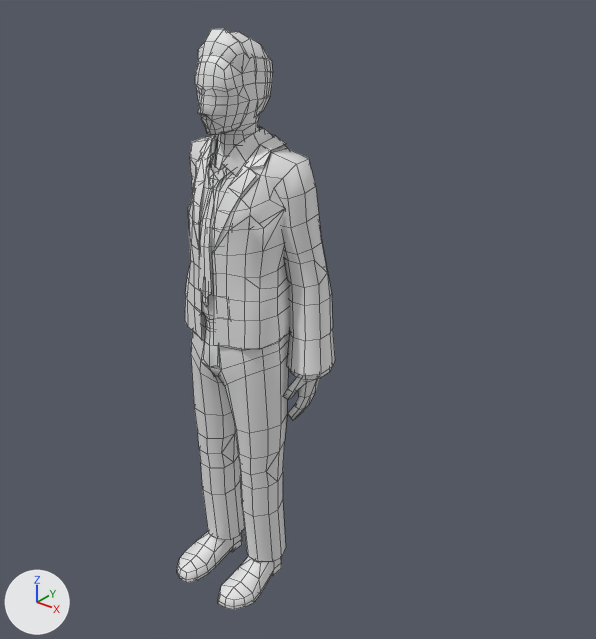
Renders of the FBX model Assets/Resources/3d/BackGround/Animated/Groom/Groom.fbx from each side of a commit.
Before and after are seen from a 50 mm lens placed at (1.427, -1.525, 1.859), pointed at (0.13, 0.096, 0.854). The axes (+X, +Y, +Z) are drawn at lower left. The lights are the same throughout. Mesh edges are drawn as thin lines.

Names of what the first picture shows: 'Groom'.
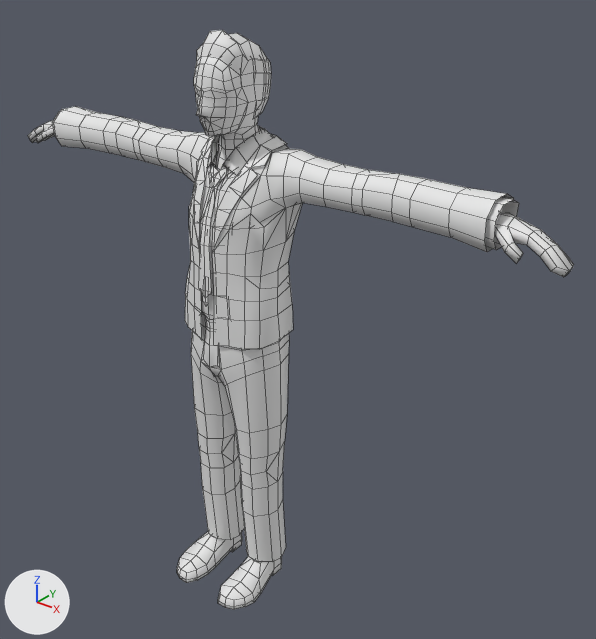
Diff of the bpy script that builds the scene:
```diff
--- a/Assets/Resources/3d/BackGround/Animated/Groom/Groom.fbx.py
+++ b/Assets/Resources/3d/BackGround/Animated/Groom/Groom.fbx.py
@@ me_groom_geo @@
 # used by ob_groom; location = (0.0, 0.0, 0.0); rotation_euler = (1.571, 0.0, 0.0), in degrees (90, 0, 0)
-me_groom_geo.from_pydata(...)  # 1164 vertices, 1131 faces; spans x -0.25..0.25, y 0.0..1.63, z -0.15..0.21
+me_groom_geo.from_pydata(...)  # 1164 vertices, 1131 faces; spans x -0.9..0.9, y -0.13..0.21, z -1.63..0.0
+# me_groom_geo part 1: the loose piece of 69 vertices spanning x 0.04..0.15, y 0.0..0.11, z -0.05..0.21 is turned -90 degrees about the x axis through the mesh origin
+# me_groom_geo part 2: the loose piece of 68 vertices spanning x 0.13..0.21, y 0.56..0.83, z -0.13..-0.01 is multiplied about its middle by the matrix ((0.076, -0.997, -0.018), (0.001, -0.018, 1.0), (-0.997, -0.076, 0.0)), then moved by (0.59, -0.72, -1.19)
+# me_groom_geo part 3: the loose piece of 16 vertices spanning x 0.14..0.24, y 0.72..0.83, z -0.14..-0.03 is multiplied about its middle by the matrix ((0.076, -0.997, -0.018), (0.001, -0.018, 1.0), (-0.997, -0.076, 0.0)), then moved by (0.49, -0.81, -1.2)
+# me_groom_geo part 4: the loose piece of 25 vertices spanning x -0.05..0.05, y 0.96..1.33, z 0.04..0.13 is turned -91.5 degrees about the x axis through its middle and scaled by 0.996, then moved by (0.0, -1.06, -1.23)
+# me_groom_geo part 5: the loose piece of 7 vertices spanning x -0.01..0.01, y 0.94..1.02, z 0.12..0.13 is turned -90.5 degrees about the x axis through the mesh origin
+# me_groom_geo part 6: the loose piece of 68 vertices spanning x -0.21..-0.13, y 0.56..0.83, z -0.13..-0.01 is multiplied about its middle by the matrix ((0.076, 0.997, 0.017), (0.001, -0.018, 1.0), (0.997, -0.076, -0.003)), then moved by (-0.59, -0.72, -1.19)
+# me_groom_geo part 7: the loose piece of 80 vertices spanning x -0.07..0.07, y 1.4..1.63, z -0.1..0.07 is turned -89.9 degrees about the x axis through the mesh origin
+# me_groom_geo part 8: 746 of 1164 vertices moved; they spanned x -0.25..0.25, y 0.06..1.6, z -0.15..0.13 and now span x -0.72..0.72, y -0.13..0.13, z -1.59..-0.06; mean shift (0.0, -1.05, -1.11); largest move (0.0, 1.6, -0.01) -> (0.0, -0.01, -1.59)
 me_groom_geo.materials.append(mat_colorswatch)
@@ ob_groom @@
 ob_groom.location = (0.0, 0.0, 0.0)
-ob_groom.rotation_euler = (1.571, 0.0, 0.0)  # degrees (90, 0, 0)
+ob_groom.rotation_euler = (-3.142, 0.0, 0.0)  # degrees (-180, 0, 0)
```

Changed parts and their boxes (x1, y1, x2, y2) in the pictures (596 x 639 px; the box of a moved part takes in the faces that stretch with it):
'Groom', reshaped, turned: before (177, 28, 335, 610); after (28, 30, 574, 610)
part 1 of me_groom_geo, moved or reshaped: (218, 557, 282, 610) in both
part 2 of me_groom_geo, moved or reshaped: before (283, 377, 319, 420); after (495, 211, 574, 277)
part 3 of me_groom_geo, moved or reshaped: before (290, 368, 331, 380); after (485, 197, 519, 250)
part 4 of me_groom_geo, moved or reshaped: before (199, 163, 231, 299); after (199, 162, 231, 298)
part 5 of me_groom_geo, moved or reshaped: before (203, 296, 209, 307); after (203, 295, 209, 306)
part 6 of me_groom_geo, moved or reshaped (not visible before): after (28, 121, 55, 143)
part 7 of me_groom_geo, moved or reshaped: before (198, 28, 273, 115); after (197, 30, 271, 116)
part 8 of me_groom_geo, moved or reshaped: before (188, 55, 335, 419); after (54, 56, 514, 419)
